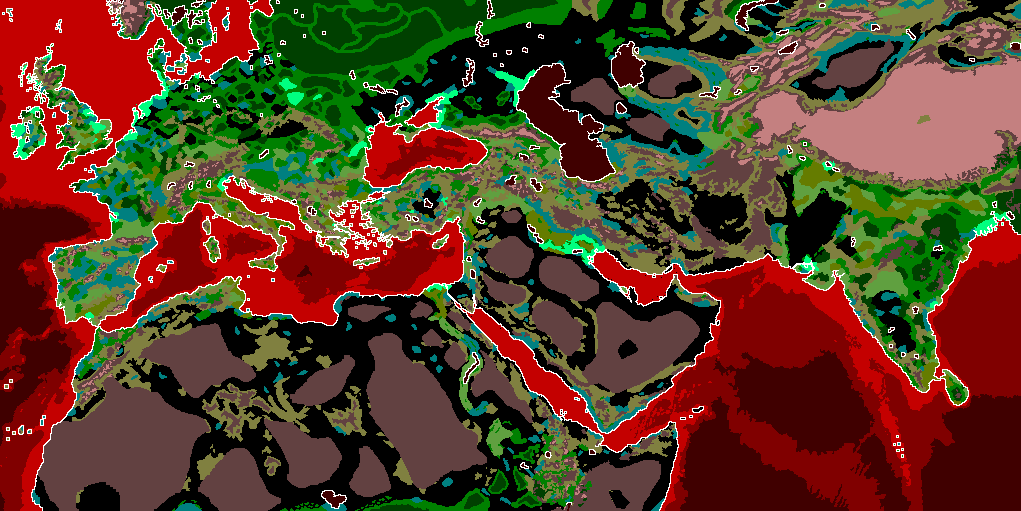
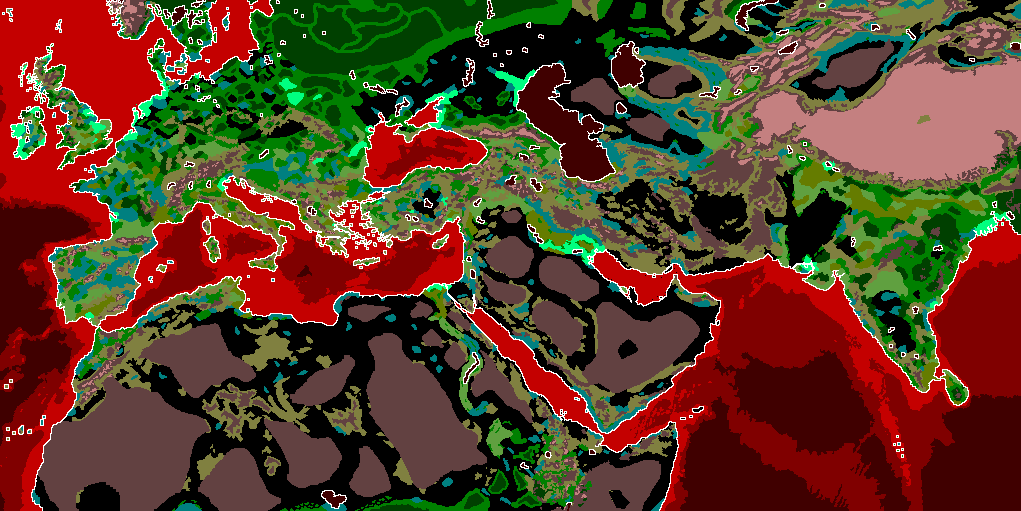
Two versions of the same layered image (w=1021, h=511). Layer-by-layer changes:
painted on "map_ground_types" over [471, 134, 510, 154]
